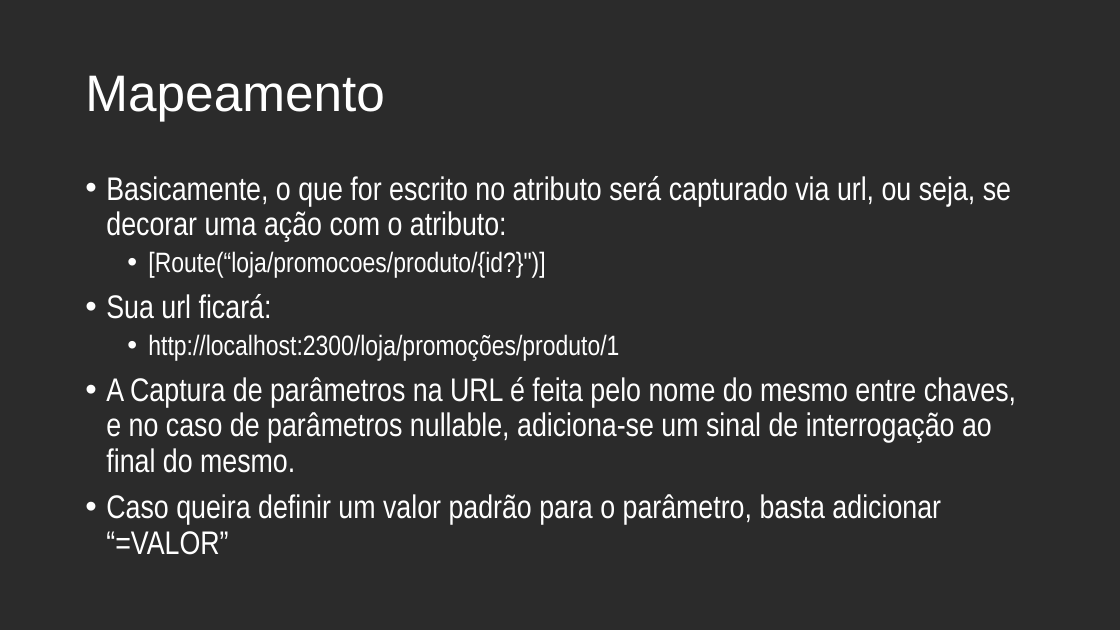
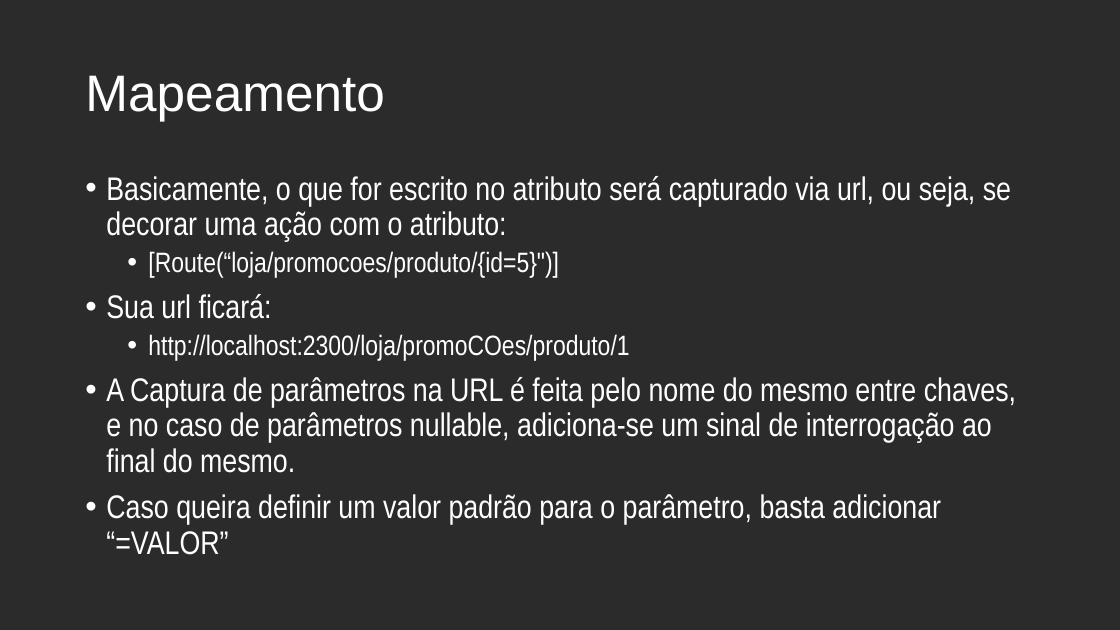
Before and after one commit to andrebaltieri/5502, a slide deck: slide 5 of Apresentações/Modulo 4/M04A01.pptx. Drawn at 1120x630 pixels with LibreOffice and Linux fonts; fonts in the diff are those of the drawing; background and template pictures are left out; a plain dark background stands for a picture behind light text. Boxes give left, top, right and bottom in pixels: in the first picture for what was removed or moved away, otherwise in the second. Text is boxed around its words. In the diff, an @@ line names an element or a change of style, - is before the commit and + after.

```diff
--- a/Apresentações/Modulo 4/M04A01.pptx
+++ b/Apresentações/Modulo 4/M04A01.pptx
@@ text at <box>148,251,559,278</box>: text changed @@
-  • [Route(“loja/promocoes/produto/{id?}")]
+  • [Route(“loja/promocoes/produto/{id=5}")]
@@ text at <box>148,334,629,361</box>: text changed @@
-  • http://localhost:2300/loja/promoções/produto/1
+  • http://localhost:2300/loja/promoCOes/produto/1
```
Also in this commit, not shown: 1 other file.
